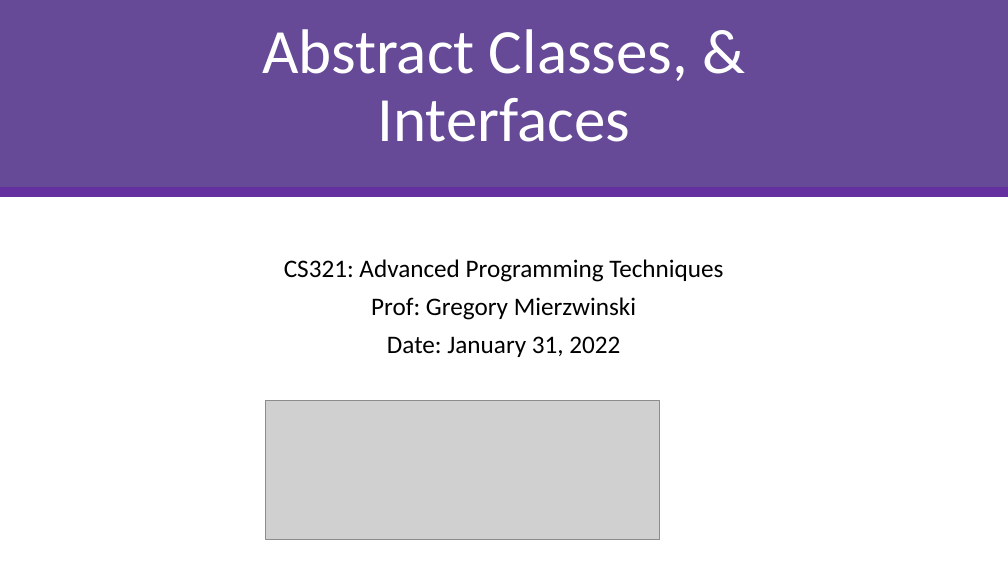
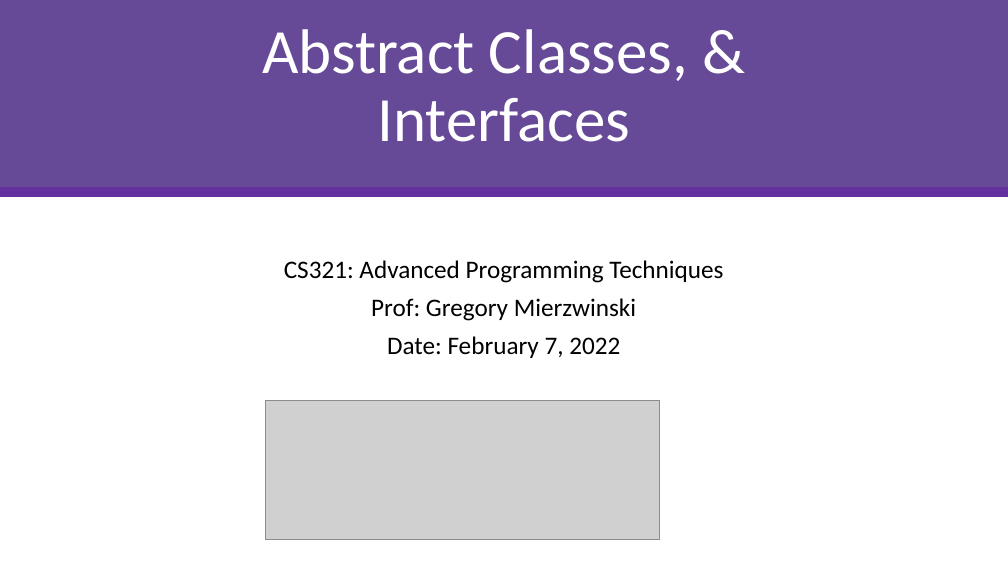
Before and after one commit to gmierzwinski/gmierzwinski.github.io, a slide deck: slide 1 of bishops/cs321/resources/CS321_Lecture_07B.ppt. Drawn at 1008x567 pixels with LibreOffice and Linux fonts; fonts in the diff are those of the drawing; grey boxes stand for pictures; background and template pictures are left out. Boxes give left, top, right and bottom in pixels: in the first picture for what was removed or moved away, otherwise in the second. Text is boxed around its words. In the diff, an @@ line names an element or a change of style, - is before the commit and + after.

Commit message:
Update lecture 07 slides.

```diff
--- a/bishops/cs321/resources/CS321_Lecture_07B.ppt
+++ b/bishops/cs321/resources/CS321_Lecture_07B.ppt
@@ subtitle at bbox=[387, 336, 620, 358]: text changed @@
-Date: January 31, 2022
+Date: February 7, 2022
```
Also in this commit, not shown: 7 other slides changed.
